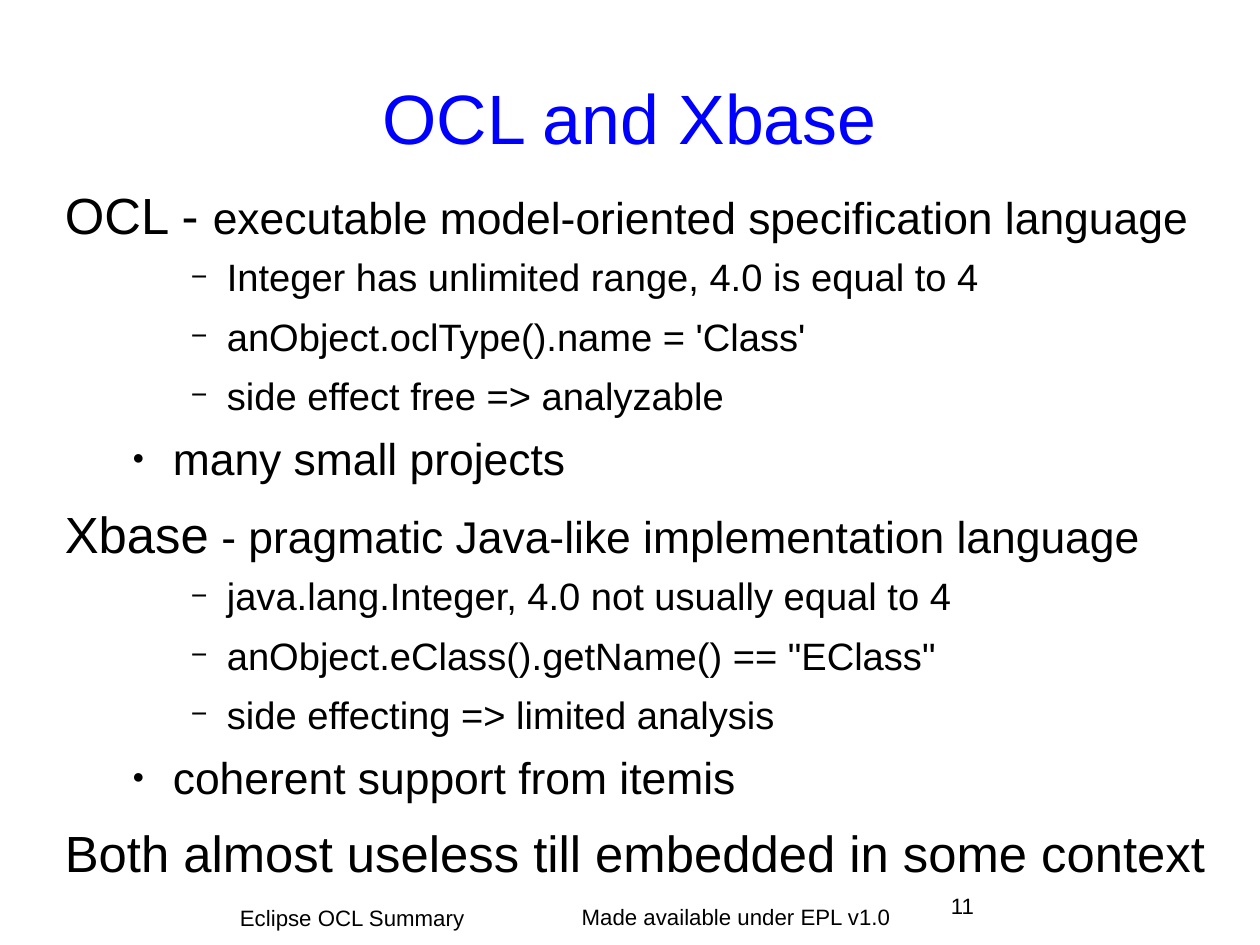
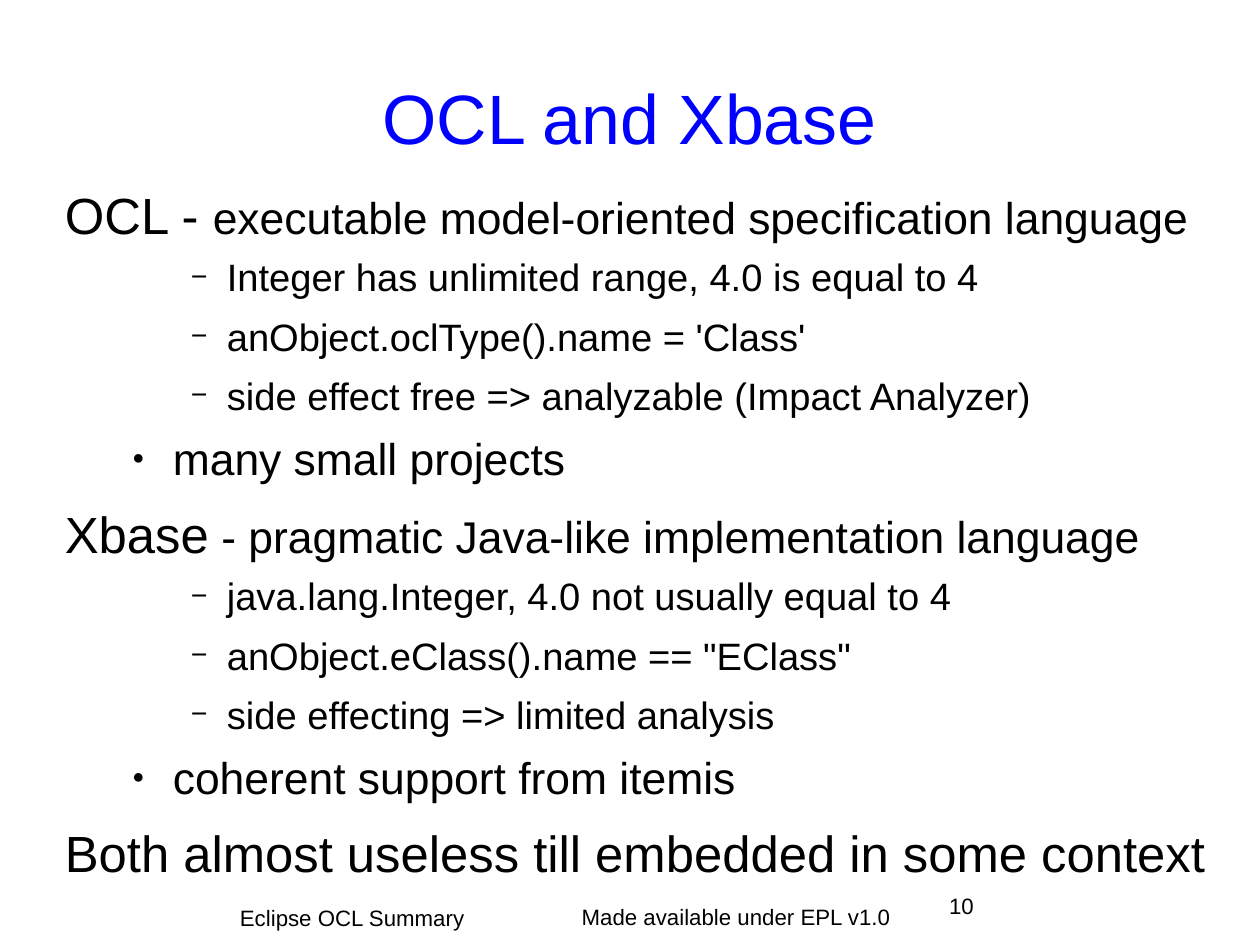
Before and after one commit to eclipse-ocl/ocl-website, a slide deck: slide 10 of ocl/docs/publications/ECE2011BoF/EclipseOCLSummary.odp (slide 11 before the commit). Drawn at 1260x945 pixels with LibreOffice and Linux fonts; fonts in the diff are those of the drawing; background and template pictures are left out. Boxes give left, top, right and bottom in pixels: in the first picture for what was removed or moved away, otherwise in the second. Text is boxed around its words. In the diff, an @@ line names an element or a change of style, - is before the commit and + after.

```diff
--- a/ocl/docs/publications/ECE2011BoF/EclipseOCLSummary.odp
+++ b/ocl/docs/publications/ECE2011BoF/EclipseOCLSummary.odp
@@ text at (227, 382, 1031, 418): text changed @@
-    − side effect free => analyzable
+    − side effect free => analyzable (Impact Analyzer)
@@ text at (227, 642, 851, 678): text changed @@
-    − anObject.eClass().getName() == "EClass"
+    − anObject.eClass().name == "EClass"
@@ page number at (949, 898, 974, 915): text changed @@
-11
+10
```
Also in this commit, not shown: 4 other slides changed.
